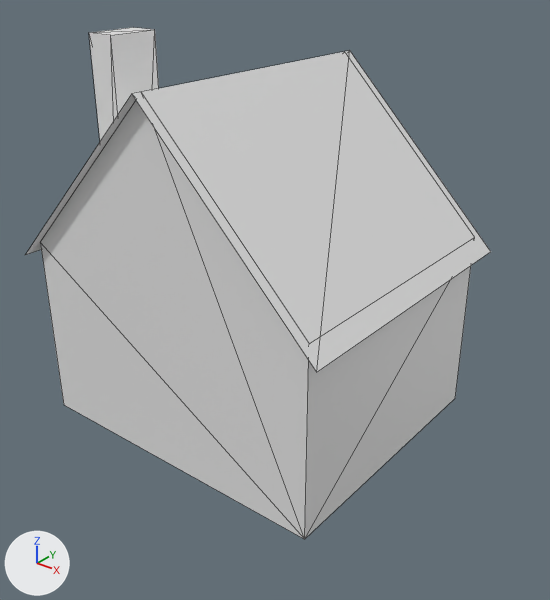
Renders of the glTF model public/models/homes/home-tudor.lod0.glb from each side of a commit.
Camera for both pictures: a 50 mm camera at (4.65, -5.46, 4.69) aimed at (0.34, -0.06, 1.35). The lights are fixed; the arrows at lower left show +X, +Y and +Z. The first picture is the older version. Mesh edges are drawn as thin lines. Vertices at exactly the same position are counted once.

In view in the first picture: 'home-tudor'.
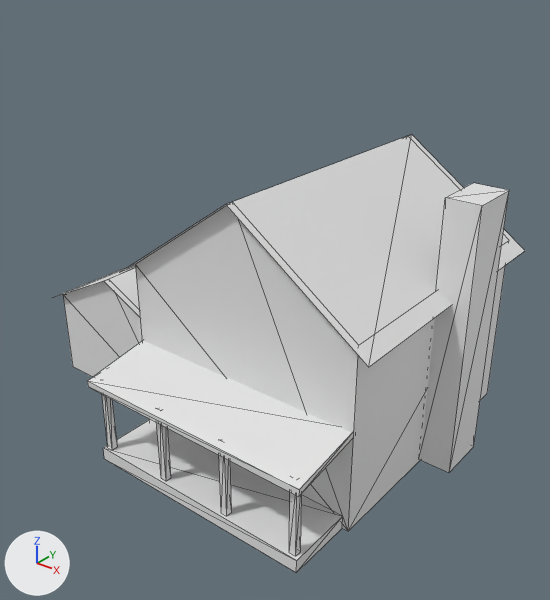
The change, as a list of edits to the scene's bpy script:
```text
Change me_home_tudor:
    used by ob_home_tudor; location = (0.0, 0.0, 1.88); scale = (1.88, 1.88, 1.88)
    remove me_home_tudor.from_pydata(...)  # 24 vertices, 24 faces; spans x -1.0..1.0, y -0.8..0.8, z -1.0..1.0
    add me_home_tudor.from_pydata(...)  # 88 vertices, 96 faces; spans x -1.0..1.0, y -0.79..0.79, z -0.6..0.6
    me_home_tudor part 1: the loose piece of 6 vertices spanning x -0.91..1.0, y -0.8..0.8, z -0.06..0.89 is scaled about its middle by (0.642, 0.814, 0.449), then moved by (0.27, 0.14, -0.04)
    me_home_tudor part 2: the loose piece of 6 vertices spanning x -0.91..1.0, y -0.8..0.8, z -0.06..0.89 is copied, and the copy is scaled about its middle by (0.453, 0.669, 0.226), then moved by (-0.61, 0.14, -0.51); it spans x -1.0..-0.13, y -0.39..0.68, z -0.21..0.01
    me_home_tudor part 3: the loose piece of 8 vertices spanning x -1.0..-0.82, y -0.16..0.16, z -1.0..1.0 is scaled about its middle by (5.93, 0.915, 0.0289), then moved by (1.23, -0.62, -0.57)
    me_home_tudor part 4: the loose piece of 8 vertices spanning x -1.0..-0.82, y -0.16..0.16, z -1.0..1.0 is copied, and the copy is scaled about its middle by (0.164, 0.0917, 0.17), then moved by (0.74, -0.74, -0.37); it spans x -0.19..-0.16, y -0.75..-0.72, z -0.54..-0.2
    me_home_tudor part 5: the loose piece of 8 vertices spanning x -1.0..-0.82, y -0.16..0.16, z -1.0..1.0 is copied, and the copy is scaled about its middle by (0.164, 0.0917, 0.17), then moved by (1.06, -0.74, -0.37); it spans x 0.14..0.16, y -0.75..-0.72, z -0.54..-0.2
    me_home_tudor part 6: the loose piece of 8 vertices spanning x -1.0..-0.82, y -0.16..0.16, z -1.0..1.0 is copied, and the copy is scaled about its middle by (0.164, 0.0917, 0.17), then moved by (1.39, -0.74, -0.37); it spans x 0.46..0.49, y -0.75..-0.72, z -0.54..-0.2
    me_home_tudor part 7: the loose piece of 8 vertices spanning x -1.0..-0.82, y -0.16..0.16, z -1.0..1.0 is copied, and the copy is scaled about its middle by (0.164, 0.0917, 0.17), then moved by (1.72, -0.74, -0.37); it spans x 0.79..0.82, y -0.75..-0.72, z -0.54..-0.2
    me_home_tudor part 8: the loose piece of 8 vertices spanning x -1.0..-0.82, y -0.16..0.16, z -1.0..1.0 is copied, and the copy is scaled about its middle by (0.823, 0.732, 0.588), then moved by (1.84, 0.19, -0.01); it spans x 0.86..1.0, y 0.08..0.31, z -0.6..0.58
    me_home_tudor part 9: the loose piece of 10 vertices spanning x -0.83..0.92, y -0.75..0.75, z -1.0..0.89 is rebuilt with 10 vertices and now spans x -0.23..0.86, y -0.48..0.75, z -0.6..0.6
    me_home_tudor part 10
    18 vertices are added at x -0.94..0.86, y -0.79..0.65, z -0.6..0.01
    18 new faces join them
Change ob_home_tudor:
    ob_home_tudor.location: (0.0, 0.0, 1.88) -> (0.0, 0.0, 1.36)
    ob_home_tudor.scale: (1.88, 1.88, 1.88) -> (2.29, 2.29, 2.29)
```

Boxes (x1, y1, x2, y2) around the edits, measured in the pictures (550 x 600 px; the box of a moved part takes in the faces that stretch with it):
'home-tudor', reshaped, moved, rescaled (14% shorter)
    before: (26, 27, 491, 539)
    after: (58, 134, 525, 573)
part 1 of me_home_tudor, moved or reshaped
    before: (26, 51, 491, 372)
    after: (121, 134, 525, 367)
part 2 of me_home_tudor, added
    after: (58, 266, 140, 317)
part 3 of me_home_tudor, moved or reshaped
    before: (89, 27, 159, 141)
    after: (103, 419, 343, 573)
part 4 of me_home_tudor, added
    after: (102, 394, 118, 450)
part 5 of me_home_tudor, added
    after: (157, 423, 171, 481)
part 6 of me_home_tudor, added
    after: (219, 455, 232, 516)
part 7 of me_home_tudor, added
    after: (289, 492, 302, 556)
part 8 of me_home_tudor, added
    after: (420, 183, 509, 472)
part 9 of me_home_tudor, rebuilt
    before: (40, 101, 471, 539)
    after: (135, 206, 506, 531)
part 10 of me_home_tudor, added
    after: (63, 281, 352, 497)
